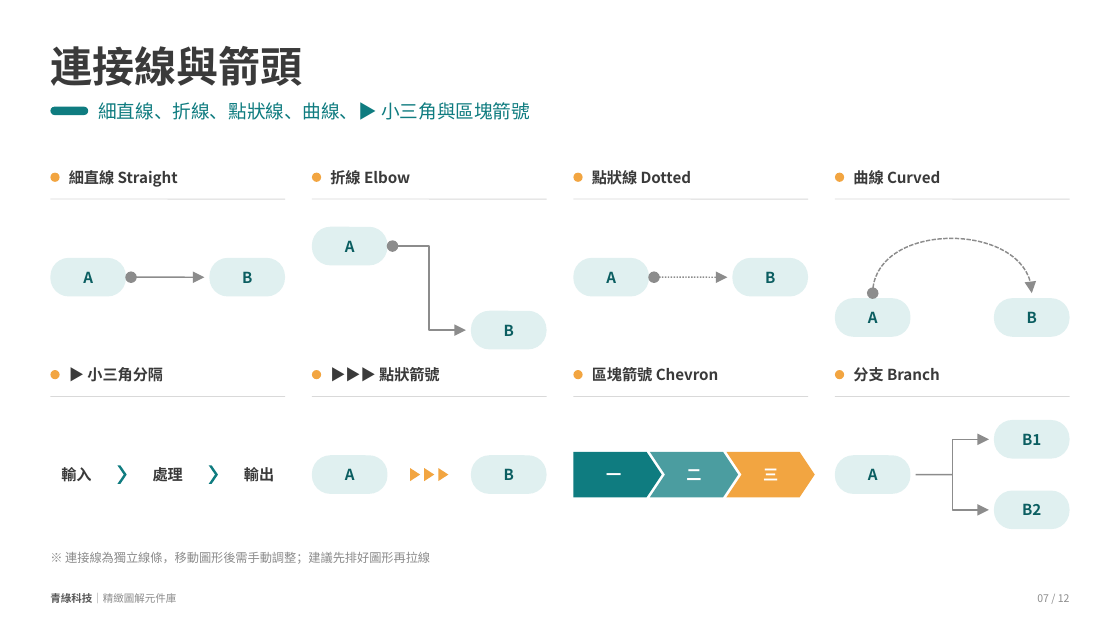
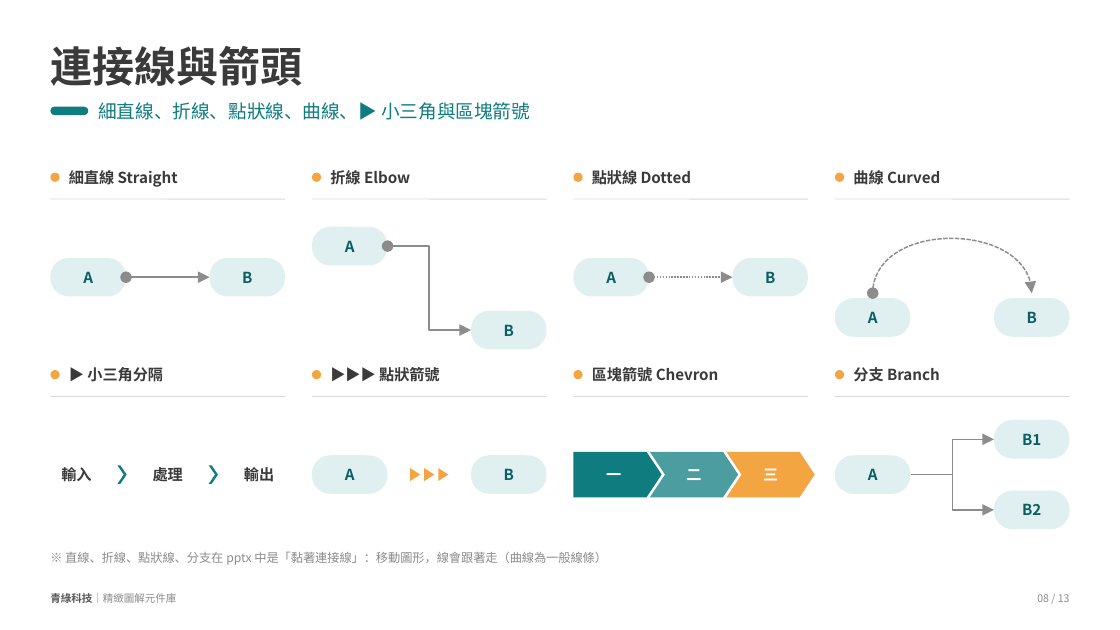
Before and after one commit to hctsaik/ppt-style-studio, a slide deck: slide 8 of out/kit-teal.pptx (slide 7 before the commit). Drawn at 1120x630 pixels with LibreOffice and Linux fonts; fonts in the diff are those of the drawing. Boxes give left, top, right and bottom in pixels: in the first picture for what was removed or moved away, otherwise in the second. Text is boxed around its words. In the diff, an @@ line names an element or a change of style, - is before the commit and + after.

```diff
--- a/out/kit-teal.pptx
+++ b/out/kit-teal.pptx
@@ elbow double arrow added from (387, 246) to (471, 330), #8C8C8C 1.25 pt @@
@@ freeform shape removed at (x1=392, y1=246, x2=465, y2=330) @@
@@ double arrow moved from (131, 277) - (204, 277) to (126, 277) - (209, 277) @@
@@ double arrow moved from (655, 277) - (728, 277) to (649, 277) - (733, 277) @@
@@ line moved from (916, 475) - (953, 475) to (911, 475) - (994, 439) @@
@@ line (911, 475) - (994, 439): line to elbow arrow @@
@@ freeform shape removed at (x1=953, y1=439, x2=990, y2=475) @@
@@ elbow arrow added from (911, 475) to (994, 510), #8C8C8C 1.25 pt @@
@@ freeform shape removed at (x1=953, y1=475, x2=990, y2=510) @@
@@ text at (x1=65, y1=551, x2=607, y2=565): text changed @@
-※ 連接線為獨立線條，移動圖形後需手動調整；建議先排好圖形再拉線
+※ 直線、折線、點狀線、分支在 pptx 中是「黏著連接線」：移動圖形，線會跟著走（曲線為一般線條）
@@ text at (x1=1037, y1=594, x2=1070, y2=602): text changed @@
-07 / 12
+08 / 13
```
Also in this commit, not shown: 11 other slides changed, 1 slide added, 52 other files.
